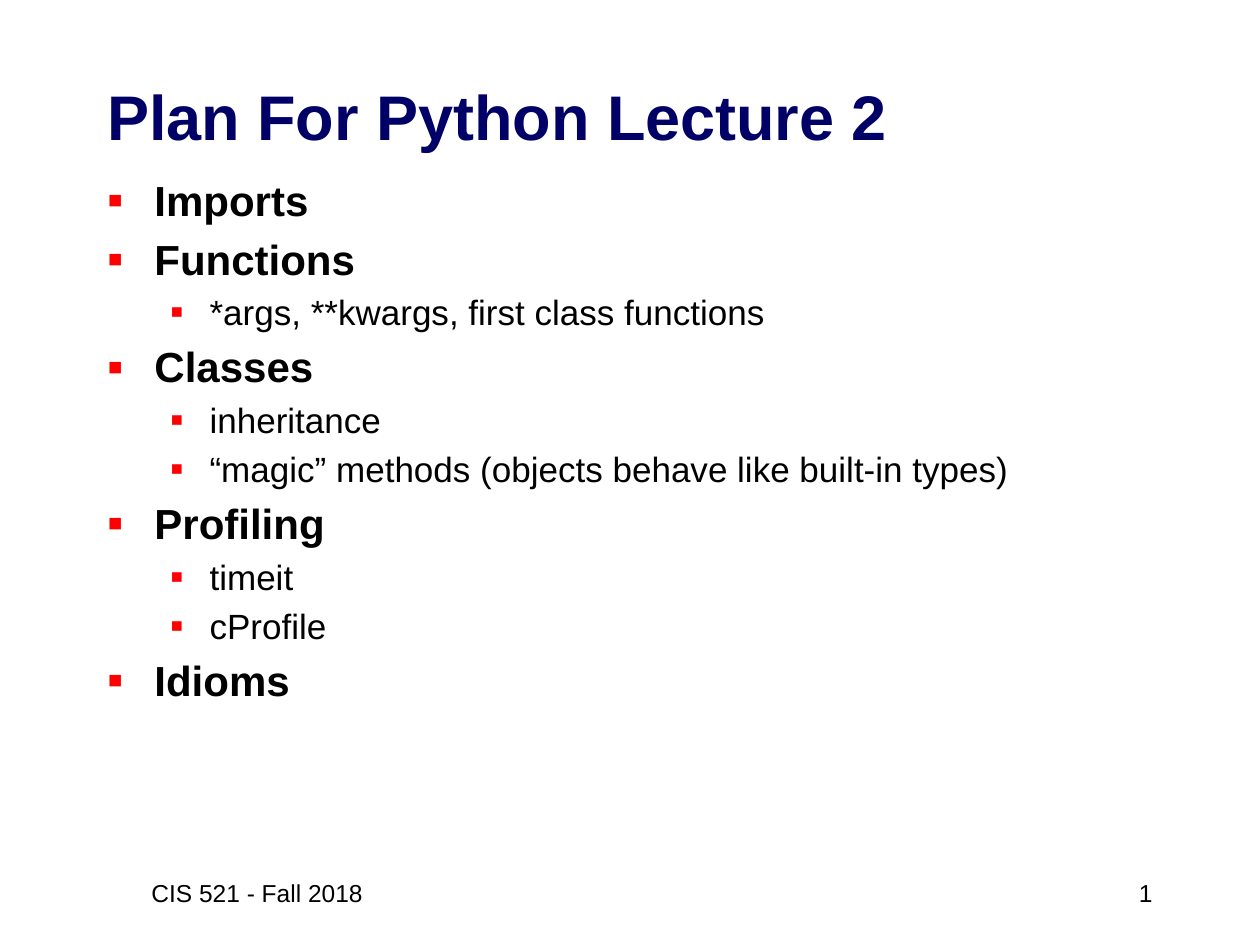
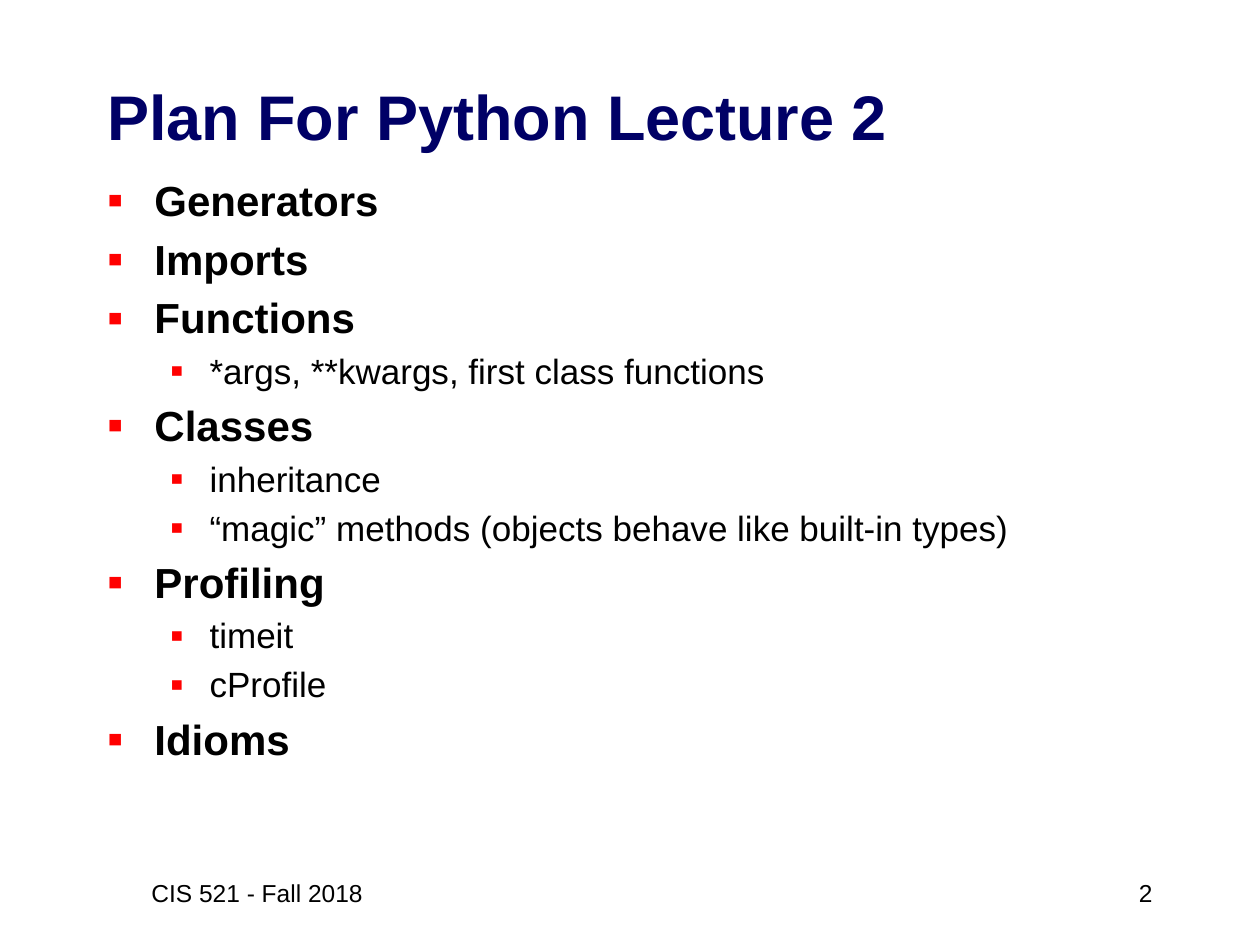
Before and after one commit to artificial-intelligence-class/artificial-intelligence-class.github.io, a slide deck: slide 2 of assets/slides/02-Python3-review2.pptx (slide 1 before the commit). Drawn at 1260x945 pixels with LibreOffice and Linux fonts; fonts in the diff are those of the drawing. Boxes give left, top, right and bottom in pixels: in the first picture for what was removed or moved away, otherwise in the second. Text is boxed around its words. In the diff, an @@ line names an element or a change of style, - is before the commit and + after.

Commit message:
Slides for Python part 2

```diff
--- a/assets/slides/02-Python3-review2.pptx
+++ b/assets/slides/02-Python3-review2.pptx
@@ text at (154, 186, 378, 217): paragraph added @@
+▪ Generators
@@ page number at (1139, 885, 1153, 902): text changed @@
-1
+2
```
Also in this commit, not shown: 11 other slides changed, 10 slides added, 2 other files.
